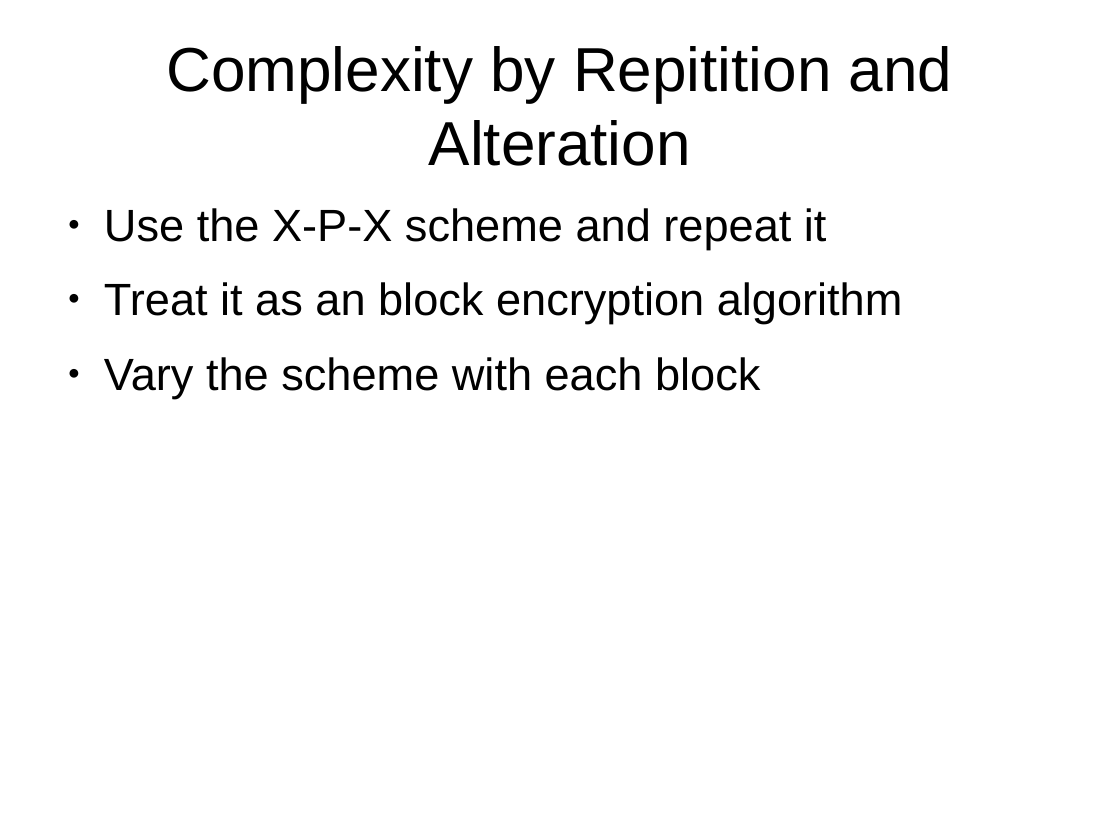
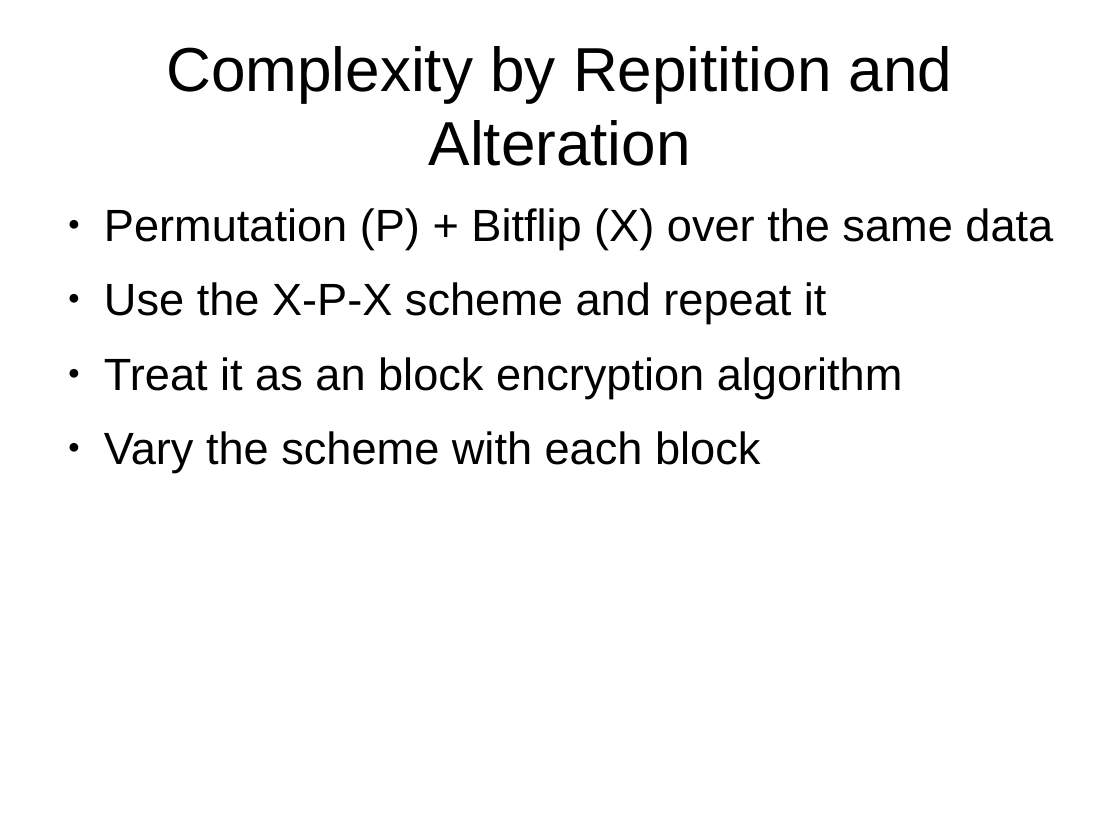
Before and after one commit to gitGNU/gnu_peng4, a slide deck: slide 4 of docs/intro1.odp. Drawn at 1120x840 pixels with LibreOffice and Linux fonts; fonts in the diff are those of the drawing. Boxes give left, top, right and bottom in pixels: in the first picture for what was removed or moved away, otherwise in the second. Text is boxed around its words. In the diff, an @@ line names an element or a change of style, - is before the commit and + after.

```diff
--- a/docs/intro1.odp
+++ b/docs/intro1.odp
@@ text at [104,208,1053,250]: paragraph added @@
+● Permutation (P) + Bitflip (X) over the same data
```
Also in this commit, not shown: 1 other file.
